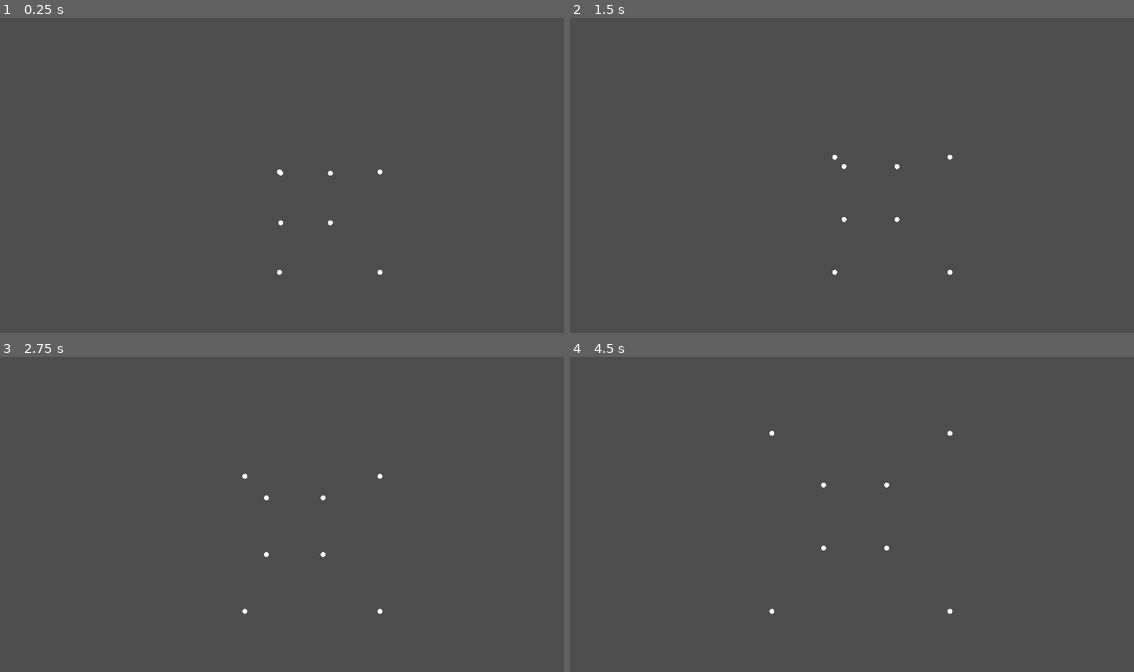
Above: before the commit, frames 1-4 (two rows, left to right).
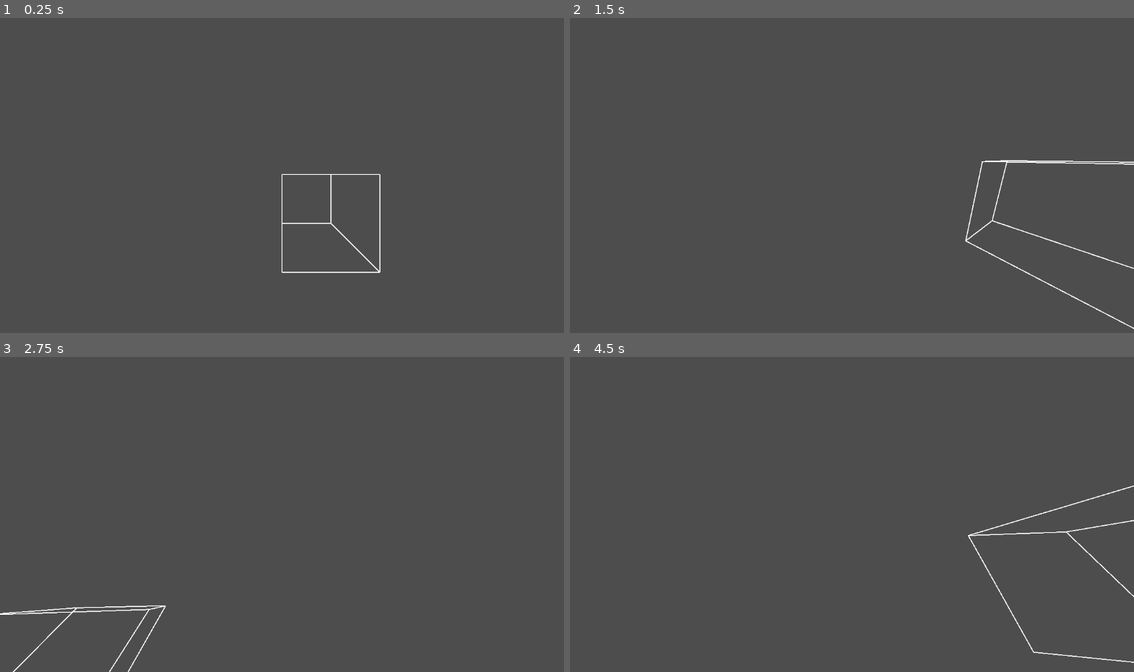
Above: after the commit, the same moments.

Repository: kommeleon/matura
Game: Godot game, scene res://node_2d.tscn
The game is run twice, just before and just after one commit, with the same random seed, the same clock (stepped at 60 frames per second) and the same inputs.
Inputs (mouse positions are in pixels of both pictures, inside the frame that each line leads up to):
- Up to frame 1 (0.25 s): no input
- Up to frame 2 (1.5 s): tap Enter at 0.5 s; move the mouse to (976, 159) at 0.52 s; hold Right (ui_right) 0.53-1.28 s; move the mouse to (739, 191) at 1.27 s; hold Down (ui_down) from 1.28 s (still down)
- Up to frame 3 (2.75 s): move the mouse to (338, 445) at 2.02 s; release Down (ui_down) at 2.03 s; hold Right (ui_right) from 2.03 s (still down)
- Up to frame 4 (4.5 s): move the mouse to (823, 577) at 2.77 s; release Right (ui_right) at 2.78 s; hold Up (ui_up) 2.78-3.53 s; move the mouse to (1021, 561) at 3.52 s; hold Left (ui_left) from 3.53 s (still down); move the mouse to (682, 467) at 4.27 s

The runs differ from the first frame. In frame 1, 0.4% of the frame differs, in the area x 49-68%, y 47-82%; in frame 2, 0.7%, in the area x 46-100%, y 43-99%; in frame 3, 0.5%; in frame 4, 0.6%.

Commit message:
Bewegung und Kamera Rotation
Nach ungefähr 2.5 Stunden habe ich Kamera Rotation und Bewegung hinzugefügt. Es funktioniert in dem das Programm nach jeder Bewegung den Abstand zwischen der Kamera und den Punkten berechnet und dann mithilfe eines Basisvektors, dass mit der Kamera rotiert, die Punkte rotiert. Sie werden dann auf den Bildschirm projeziert als "Wireframe" vom Würfel indem man sagt, welche Punkte verbunden sind. Es wurden auch verschieden Massnahmen hinzugefügt, dass die Kamera nicht überrotieren kann und dass es keine Punkte hinter der Kamera geben kann. Letzeres ist noch nicht richtig implementiert und sollte verbessert werden, Punkte hinter der Kamera verschwinden, gemeinsam mit den Linien die mit ihn verbunden sind.

Diff:
--- a/project.godot
+++ b/project.godot
@@ -18,3 +18,38 @@
 [dotnet]
 
 project/assembly_name="matura"
+
+[input]
+
+ui_left={
+"deadzone": 0.5,
+"events": [Object(InputEventKey,"resource_local_to_scene":false,"resource_name":"","device":0,"window_id":0,"alt_pressed":false,"shift_pressed":false,"ctrl_pressed":false,"meta_pressed":false,"pressed":false,"keycode":4194319,"physical_keycode":0,"key_label":0,"unicode":0,"location":0,"echo":false,"script":null)
+, Object(InputEventJoypadButton,"resource_local_to_scene":false,"resource_name":"","device":-1,"button_index":13,"pressure":0.0,"pressed":false,"script":null)
+, Object(InputEventJoypadMotion,"resource_local_to_scene":false,"resource_name":"","device":-1,"axis":0,"axis_value":-1.0,"script":null)
+, Object(InputEventKey,"resource_local_to_scene":false,"resource_name":"","device":-1,"window_id":0,"alt_pressed":false,"shift_pressed":false,"ctrl_pressed":false,"meta_pressed":false,"pressed":false,"keycode":0,"physical_keycode":65,"key_label":0,"unicode":97,"location":0,"echo":false,"script":null)
+]
+}
+ui_right={
+"deadzone": 0.5,
+"events": [Object(InputEventKey,"resource_local_to_scene":false,"resource_name":"","device":0,"window_id":0,"alt_pressed":false,"shift_pressed":false,"ctrl_pressed":false,"meta_pressed":false,"pressed":false,"keycode":4194321,"physical_keycode":0,"key_label":0,"unicode":0,"location":0,"echo":false,"script":null)
+, Object(InputEventJoypadButton,"resource_local_to_scene":false,"resource_name":"","device":-1,"button_index":14,"pressure":0.0,"pressed":false,"script":null)
+, Object(InputEventJoypadMotion,"resource_local_to_scene":false,"resource_name":"","device":-1,"axis":0,"axis_value":1.0,"script":null)
+, Object(InputEventKey,"resource_local_to_scene":false,"resource_name":"","device":-1,"window_id":0,"alt_pressed":false,"shift_pressed":false,"ctrl_pressed":false,"meta_pressed":false,"pressed":false,"keycode":0,"physical_keycode":68,"key_label":0,"unicode":100,"location":0,"echo":false,"script":null)
+]
+}
+ui_up={
+"deadzone": 0.5,
+"events": [Object(InputEventKey,"resource_local_to_scene":false,"resource_name":"","device":0,"window_id":0,"alt_pressed":false,"shift_pressed":false,"ctrl_pressed":false,"meta_pressed":false,"pressed":false,"keycode":4194320,"physical_keycode":0,"key_label":0,"unicode":0,"location":0,"echo":false,"script":null)
+, Object(InputEventJoypadButton,"resource_local_to_scene":false,"resource_name":"","device":-1,"button_index":11,"pressure":0.0,"pressed":false,"script":null)
+, Object(InputEventJoypadMotion,"resource_local_to_scene":false,"resource_name":"","device":-1,"axis":1,"axis_value":-1.0,"script":null)
+, Object(InputEventKey,"resource_local_to_scene":false,"resource_name":"","device":-1,"window_id":0,"alt_pressed":false,"shift_pressed":false,"ctrl_pressed":false,"meta_pressed":false,"pressed":false,"keycode":0,"physical_keycode":87,"key_label":0,"unicode":119,"location":0,"echo":false,"script":null)
+]
+}
+ui_down={
+"deadzone": 0.5,
+"events": [Object(InputEventKey,"resource_local_to_scene":false,"resource_name":"","device":0,"window_id":0,"alt_pressed":false,"shift_pressed":false,"ctrl_pressed":false,"meta_pressed":false,"pressed":false,"keycode":4194322,"physical_keycode":0,"key_label":0,"unicode":0,"location":0,"echo":false,"script":null)
+, Object(InputEventJoypadButton,"resource_local_to_scene":false,"resource_name":"","device":-1,"button_index":12,"pressure":0.0,"pressed":false,"script":null)
+, Object(InputEventJoypadMotion,"resource_local_to_scene":false,"resource_name":"","device":-1,"axis":1,"axis_value":1.0,"script":null)
+, Object(InputEventKey,"resource_local_to_scene":false,"resource_name":"","device":-1,"window_id":0,"alt_pressed":false,"shift_pressed":false,"ctrl_pressed":false,"meta_pressed":false,"pressed":false,"keycode":0,"physical_keycode":83,"key_label":0,"unicode":115,"location":0,"echo":false,"script":null)
+]
+}
--- a/screen_renderer.gd
+++ b/screen_renderer.gd
@@ -1,38 +1,70 @@
 extends Node2D
-var cube = [Vector3(0,0,1),Vector3(0,0,2),Vector3(1,0,2),Vector3(1,0,1),Vector3(0,1,1),Vector3(0,1,2),Vector3(1,1,2),Vector3(1, 1, 1)]
+var cube = [Vector3(0,0,1), Vector3(0,0,2), Vector3(1,0,2), Vector3(1,0,1), Vector3(0,1,1), Vector3(0,1,2), Vector3(1,1,2), Vector3(1, 1, 1)]
+var edges = [[0,1], [1,2], [2,3], [3,0],[4,5], [5,6], [6,7], [7,4],[0,4], [1,5], [2,6], [3,7]]
 var camera_pos = Vector3(0,0,0)
+var camera_rot = Vector2(0,0)
+var speed = 1
+var sensitivity = 5
+
 func _3d_to_2d(points_3d: Array) -> Array:
 	var flat_points = []
 	for point in points_3d:
-		var z_safe = max(point.z, 0.01)
-		var x_2d = point.x / z_safe
-		var y_2d = point.y / z_safe
-		flat_points.append(Vector2(x_2d, y_2d))
+		if point.z < 0.1:
+			flat_points.append(Vector2(-10000, -10000))
+		else:
+			var x_2d = point.x / point.z
+			var y_2d = point.y / point.z
+			flat_points.append(Vector2(x_2d, y_2d))
 	return flat_points
 
 func _points_from_cam(points_3d: Array, camera_pos: Vector3) -> Array:
 	var distance_points = []
+	var basis = Basis().rotated(Vector3(0, 1, 0), camera_rot.y)
+	basis = basis.rotated(basis.x, camera_rot.x)
+	var cam_inv = basis.inverse()
 	for point in points_3d:
 		var relative_vector = point - camera_pos
-		distance_points.append(relative_vector)
+		distance_points.append(cam_inv * relative_vector)
 	return distance_points
 
 func _rendered_points(array,camera_pos):
 	return _3d_to_2d(_points_from_cam(array,camera_pos))
 
+func _input(event):
+	if event is InputEventMouseMotion:
+		camera_rot.y -= event.relative.x * sensitivity/-1000
+		camera_rot.x -= event.relative.y * sensitivity/1000
+		camera_rot.x = clamp(camera_rot.x, -1.57, 1.57)
+
 
 func _process(delta):
-	camera_pos.z += delta * 0.1
-	camera_pos.x += delta * 0.1
-	camera_pos.y += delta * 0.1
+	var basis = Basis()
+	basis = basis.rotated(Vector3(0, 1, 0), camera_rot.y) # Yaw
+	basis = basis.rotated(basis.x, camera_rot.x) # Pitch
+	var forward = -basis.z
+	var side = basis.x
+	if Input.is_action_pressed("ui_up"):
+		camera_pos -= forward * speed * delta
+	if Input.is_action_pressed("ui_down"):
+		camera_pos += forward * speed * delta
+	if Input.is_action_pressed("ui_left"):
+		camera_pos -= side * speed * delta
+	if Input.is_action_pressed("ui_right"):
+		camera_pos += side * speed * delta
+
 	queue_redraw()
 
 func _draw():
 	var points_to_draw = _rendered_points(cube, camera_pos)
-
 	var screen_center = get_viewport_rect().size / 2
 	var scale_amount = 200.0
 
+	var screen_points = []
 	for p in points_to_draw:
-		var final_pos = (p * scale_amount) + screen_center
-		draw_circle(final_pos, 5.0, Color.WHITE)
+		screen_points.append((p * scale_amount) + screen_center)
+
+	for edge in edges:
+		var p1 = screen_points[edge[0]]
+		var p2 = screen_points[edge[1]]
+		if p1.x > -5000 and p2.x > -5000:
+			draw_line(p1, p2, Color.WHITE, 2.0)
